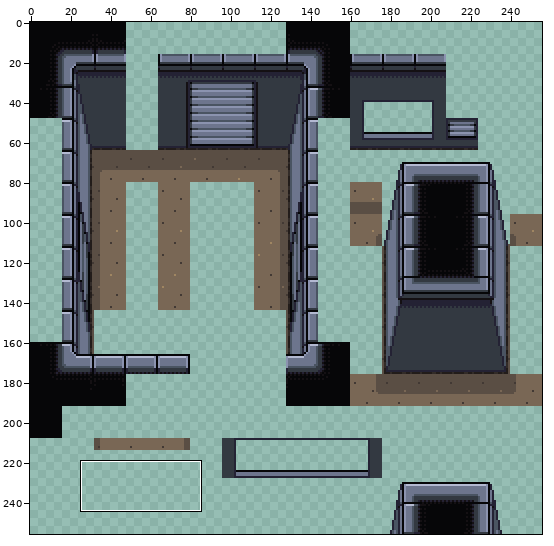
Sprite sheet: assets/aseprite/tileset.png. The first picture is a wide view before the edit; the outline marks the close-up.
Close-up. As it was:
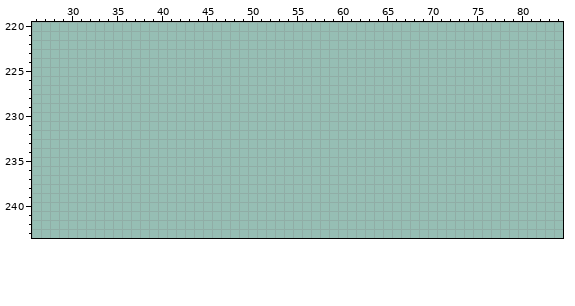
The file is 256x256 pixels. Shown: x 26..84, y 220..243.
After the commit:
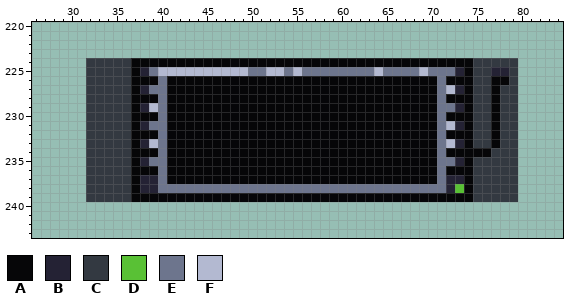
Palette (. is transparent): A #060608  B #242234  C #333941  D #59c135  E #6d758d  F #b3b9d1
Changes in this commit:
y 224: x 32..79 ................................................ -> CCCCCAAAAAAAAAAAAAAAAAAAAAAAAAAAAAAAAAAAAAACCCCC
y 225: x 32..79 ................................................ -> CCCCCABEFFFFFFFFFFEEFFEFEEEEEEEEFEEEEFEEEBACCBBC
y 226: x 32..79 ................................................ -> CCCCCAAAEAAAAAAAAAAAAAAAAAAAAAAAAAAAAAAEAAACCAAC
y 227: x 32..79 ................................................ -> CCCCCABEEAAAAAAAAAAAAAAAAAAAAAAAAAAAAAAEFBACCACC
y 228: x 32..79 ................................................ -> CCCCCAAAEAAAAAAAAAAAAAAAAAAAAAAAAAAAAAAEAAACCACC
y 229: x 32..79 ................................................ -> CCCCCABFEAAAAAAAAAAAAAAAAAAAAAAAAAAAAAAEEBACCACC
y 230: x 32..79 ................................................ -> CCCCCAAAEAAAAAAAAAAAAAAAAAAAAAAAAAAAAAAEAAACCACC
y 231: x 32..79 ................................................ -> CCCCCABEEAAAAAAAAAAAAAAAAAAAAAAAAAAAAAAEFBACCACC
y 232: x 32..79 ................................................ -> CCCCCAAAEAAAAAAAAAAAAAAAAAAAAAAAAAAAAAAEAAACCACC
y 233: x 32..79 ................................................ -> CCCCCABFEAAAAAAAAAAAAAAAAAAAAAAAAAAAAAAEFBACCACC
y 234: x 32..79 ................................................ -> CCCCCAAAEAAAAAAAAAAAAAAAAAAAAAAAAAAAAAAEAAAAACCC
y 235: x 32..79 ................................................ -> CCCCCABEEAAAAAAAAAAAAAAAAAAAAAAAAAAAAAAEEBACCCCC
y 236: x 32..79 ................................................ -> CCCCCAAAEAAAAAAAAAAAAAAAAAAAAAAAAAAAAAAEAAACCCCC
y 237: x 32..79 ................................................ -> CCCCCABBEAAAAAAAAAAAAAAAAAAAAAAAAAAAAAAEBBACCCCC
y 238: x 32..79 ................................................ -> CCCCCABBEEEEEEEEEEEEEEEEEEEEEEEEEEEEEEEEBDACCCCC
y 239: x 32..79 ................................................ -> CCCCCAAAAAAAAAAAAAAAAAAAAAAAAAAAAAAAAAAAAAACCCCC
